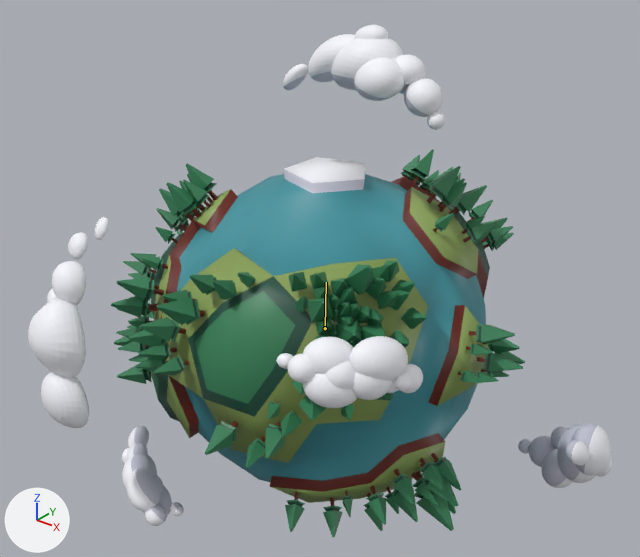
Before and after pictures for a commit that changed the FBX model Assets/FBXs/Planet.fbx.
Camera for both pictures: a 50 mm lens placed at (9.41, -11.93, 9.44), pointed at (0.12, -0.31, 2.24). Arrows for +X, +Y and +Z are at lower left; the lights stay in place. Both versions are drawn at frame 30 of the action 'Armature.001|Planet Moovement'; the numbers are the values there. The bones that bend it are drawn over the model as lines.
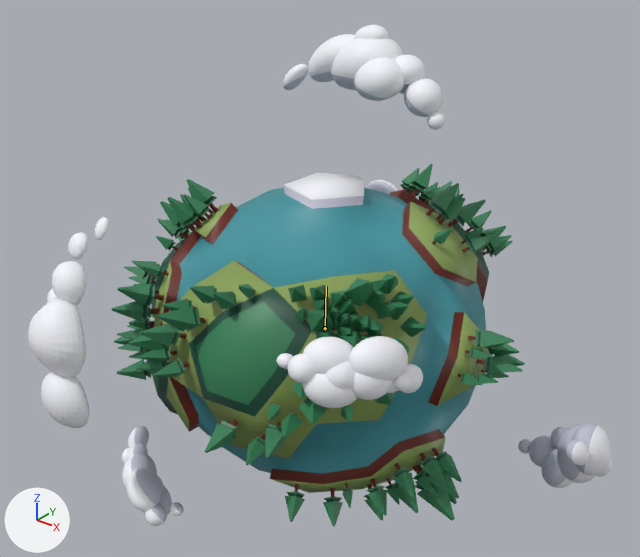
What differs and where, as boxes [x1, y1, x2, y2] in the pictures (640 x 557 px):
'Icosphere', posed (6% shorter): before [111, 149, 525, 537]; after [112, 164, 525, 527]
bone 'Planet', root to tip: before (325, 328) to (326, 282); after (325, 328) to (326, 286)

The change in detail:
Bone 'Planet' (bone_planet) is rescaled from (1.0, 1.0, 1.0) to (1.0, 0.91, 1.0).
